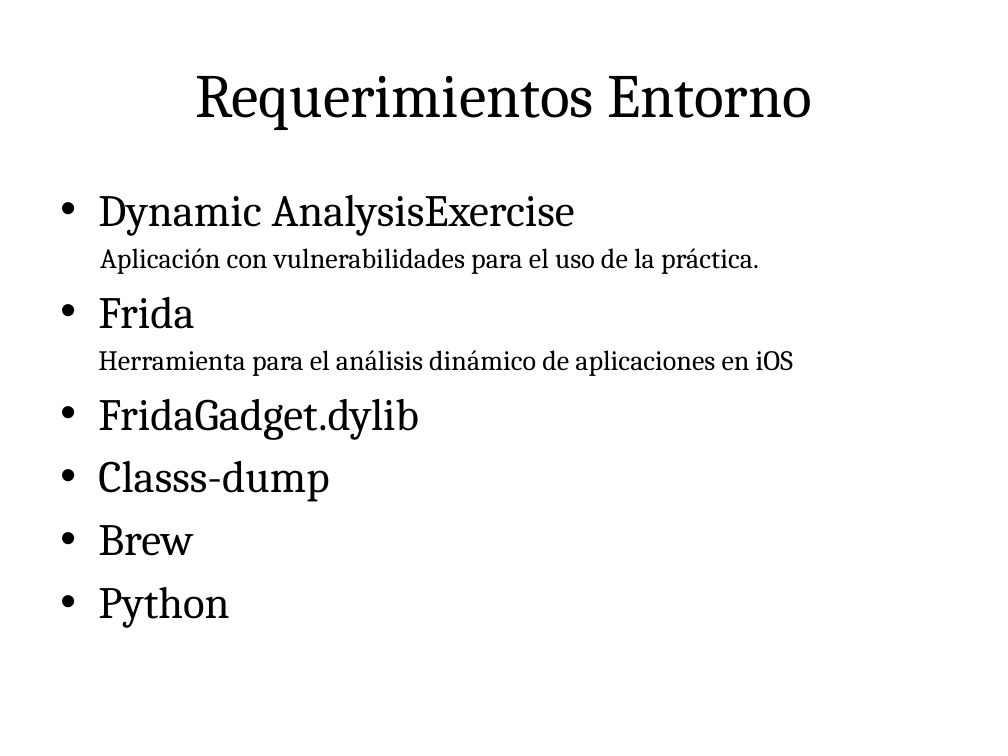
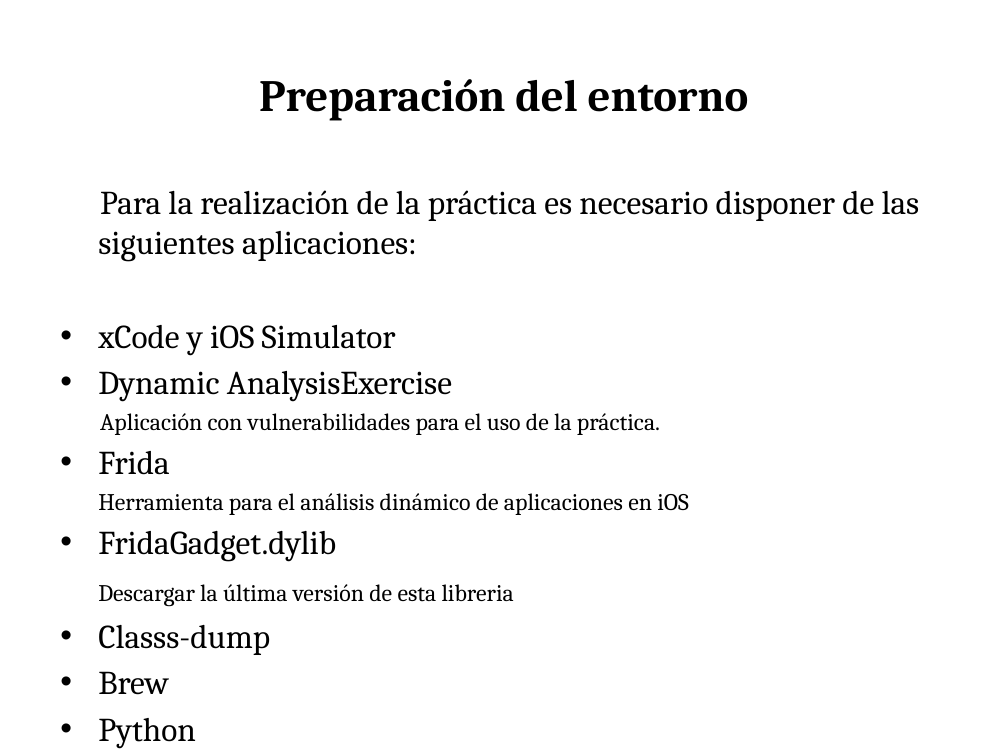
Before and after one commit to press1key/Sistemas-Ubicuos, a slide deck: slide 3 of Cybersecurity Management UPC - Sistemas Ubicuos iOS.pptx (slide 2 before the commit). Drawn at 1008x756 pixels with LibreOffice and Linux fonts; fonts in the diff are those of the drawing. Boxes give left, top, right and bottom in pixels: in the first picture for what was removed or moved away, otherwise in the second. Text is boxed around its words. In the diff, an @@ line names an element or a change of style, - is before the commit and + after.

```diff
--- a/Cybersecurity Management UPC - Sistemas Ubicuos iOS.pptx
+++ b/Cybersecurity Management UPC - Sistemas Ubicuos iOS.pptx
@@ title at (x1=259, y1=79, x2=749, y2=121): text changed; size 44 to 32 pt; bold on @@
-Requerimientos Entorno
+Preparación del entorno
@@ text at (x1=98, y1=190, x2=920, y2=355): paragraphs added @@
+Para la realización de la práctica es necesario disponer de las siguientes aplicaciones:
+• xCode y iOS Simulator
@@ text at (x1=98, y1=371, x2=689, y2=655): size 32 to 23.8 pt in "Dynamic AnalysisExercise", "Frida", "FridaGadget.dylib", "Classs-dump" and 2 more places; size 20 to 17 pt in "Aplicación con vulnerabilidades para el uso de ...", "Herramienta para el análisis dinámico de aplicaciones ..."; less space between paragraphs @@
@@ text at (x1=98, y1=584, x2=514, y2=606): paragraph added @@
+Descargar la última versión de esta libreria
```
Also in this commit, not shown: 2 slides added, 1 slide removed.
